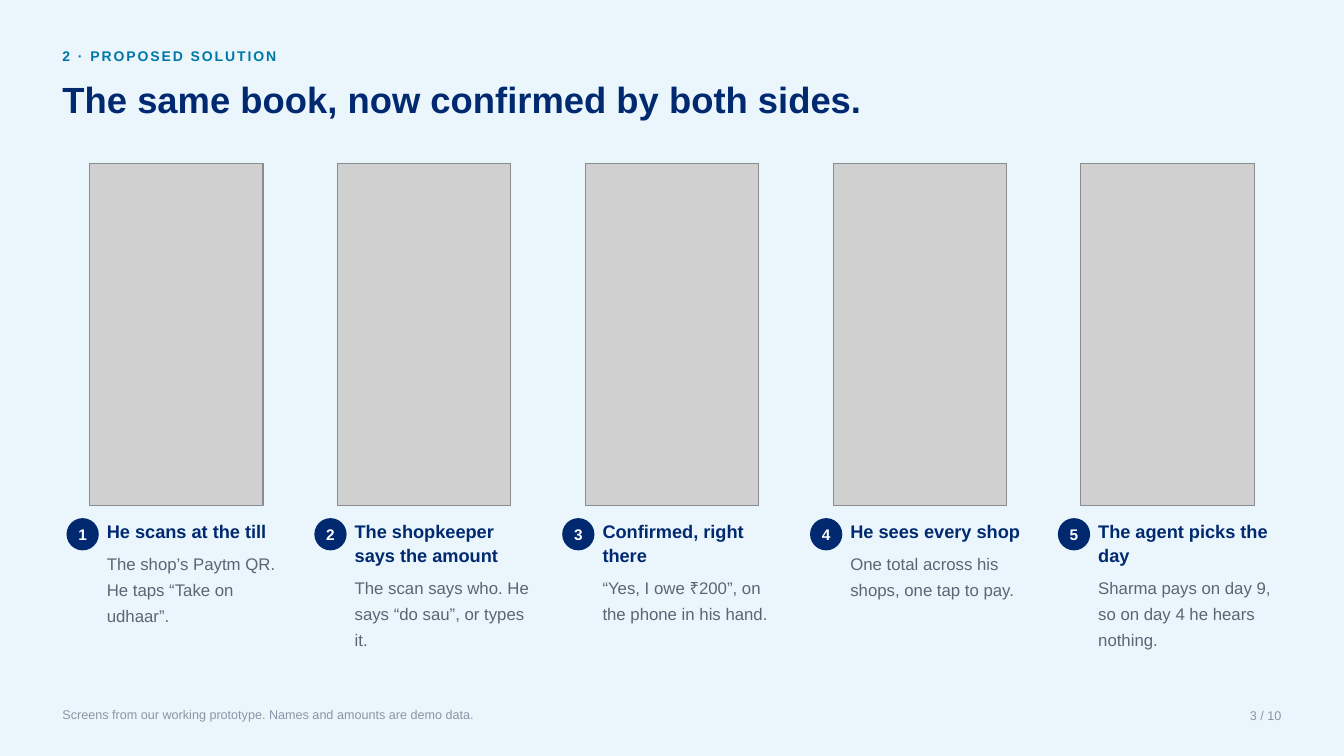
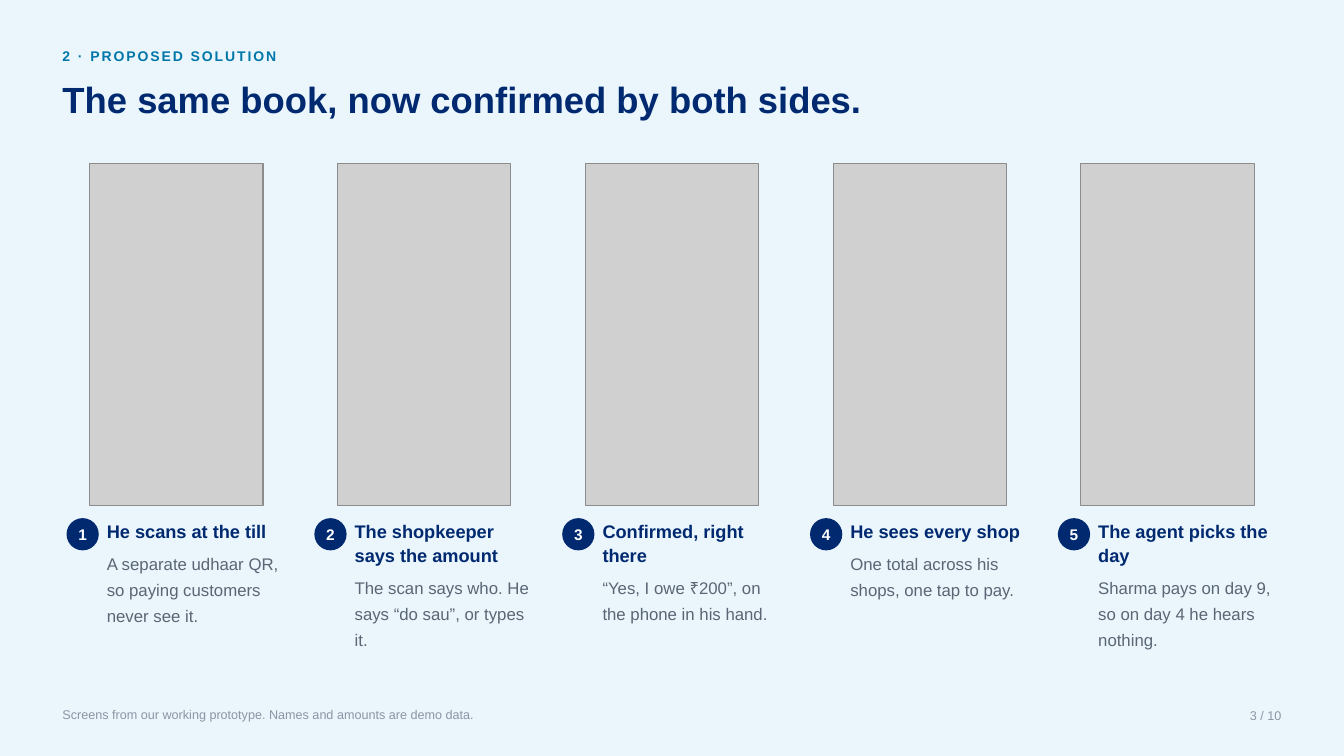
Before and after one commit to Uchiha-Itachi0/PAYTM-BAHI, a slide deck: slide 3 of docs/BAHI-Round1.pptx. Drawn at 1344x756 pixels with LibreOffice and Linux fonts; fonts in the diff are those of the drawing; grey boxes stand for pictures. Boxes give left, top, right and bottom in pixels: in the first picture for what was removed or moved away, otherwise in the second. Text is boxed around its words. In the diff, an @@ line names an element or a change of style, - is before the commit and + after.

Commit message:
Give udhaar its own QR, and let several people wait at the counter
A separate udhaar QR beside the pay QR, so a customer who is only paying
never sees udhaar. Scanning it just says "I'm at the counter".

The shopkeeper's screen lists everyone who scanned in the last three
minutes, oldest first, with the first already picked. He taps another
or says the name first, which only has to match the people standing
there. A wrong pick is caught when that customer declines.

Adding someone who can't scan asks only for a number or UPI ID: we know
nothing else about a new customer.

```diff
--- a/docs/BAHI-Round1.pptx
+++ b/docs/BAHI-Round1.pptx
@@ text at (107,558,279,622): text changed @@
-The shop’s Paytm QR. He taps “Take on udhaar”.
+A separate udhaar QR, so paying customers never see it.
```
Also in this commit, not shown: 2 other slides changed, 6 other files.
